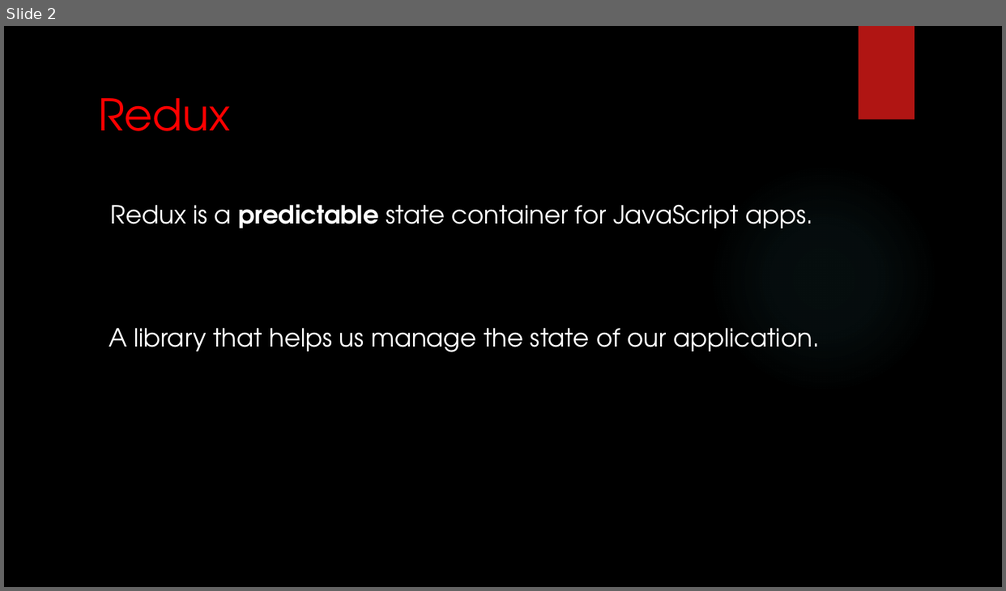
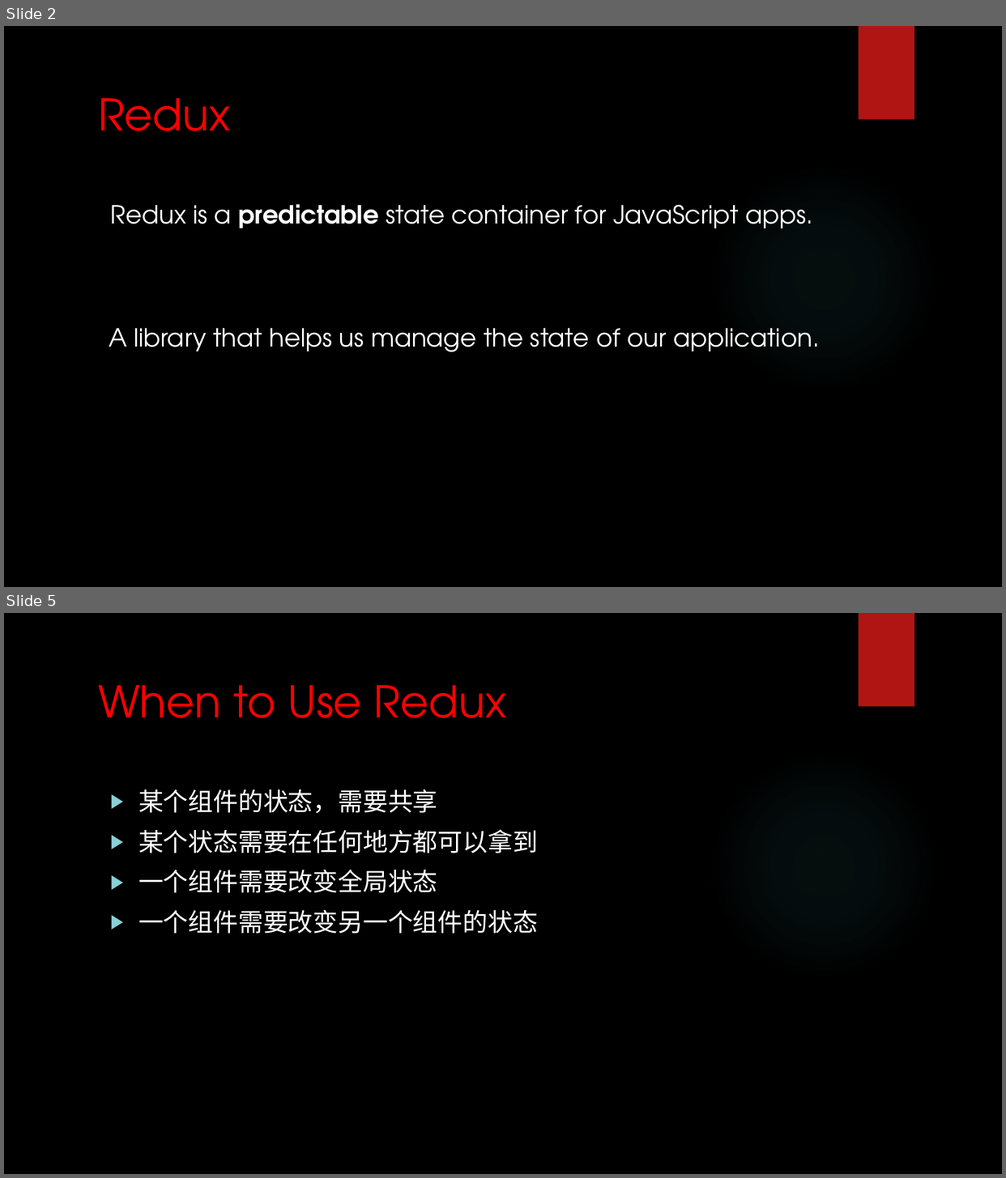
Before and after one commit to HideMode/angular4-todo, a slide deck: Introduction to Redux for Angular2.pptx. Shown one above the other, each under a label of ours: slide 2 before the commit, slides 2 and 5 after it; the slides between them are not shown. The pictures are 1006x591 and 1006x1178 pixels, drawn with LibreOffice and Linux fonts; fonts in the diff are those of the drawing; background and template pictures are left out. Boxes give left, top, right and bottom in pixels: in the first picture for what was removed or moved away, otherwise in the second. Text is boxed around its words. In the diff, an @@ line names an element or a change of style, - is before the commit and + after.

```diff
--- a/Introduction to Redux for Angular2.pptx
+++ b/Introduction to Redux for Angular2.pptx
@@ slide 5 added at bbox=[4, 613, 1002, 1174], background picture (left out); not listed: 2 template elements that a slide beside it also shows @@
@@ title added at bbox=[98, 685, 506, 718], 42 pt, text #FF0000 @@
+When to Use Redux
@@ text added at bbox=[138, 790, 538, 934], 24 pt, text #FFFFFF @@
+▶ 某个组件的状态，需要共享
+▶ 某个状态需要在任何地方都可以拿到
+▶ 一个组件需要改变全局状态
+▶ 一个组件需要改变另一个组件的状态
```
Also in this commit, not shown: 6 other slides added, 2 slides removed, 9 other files.
